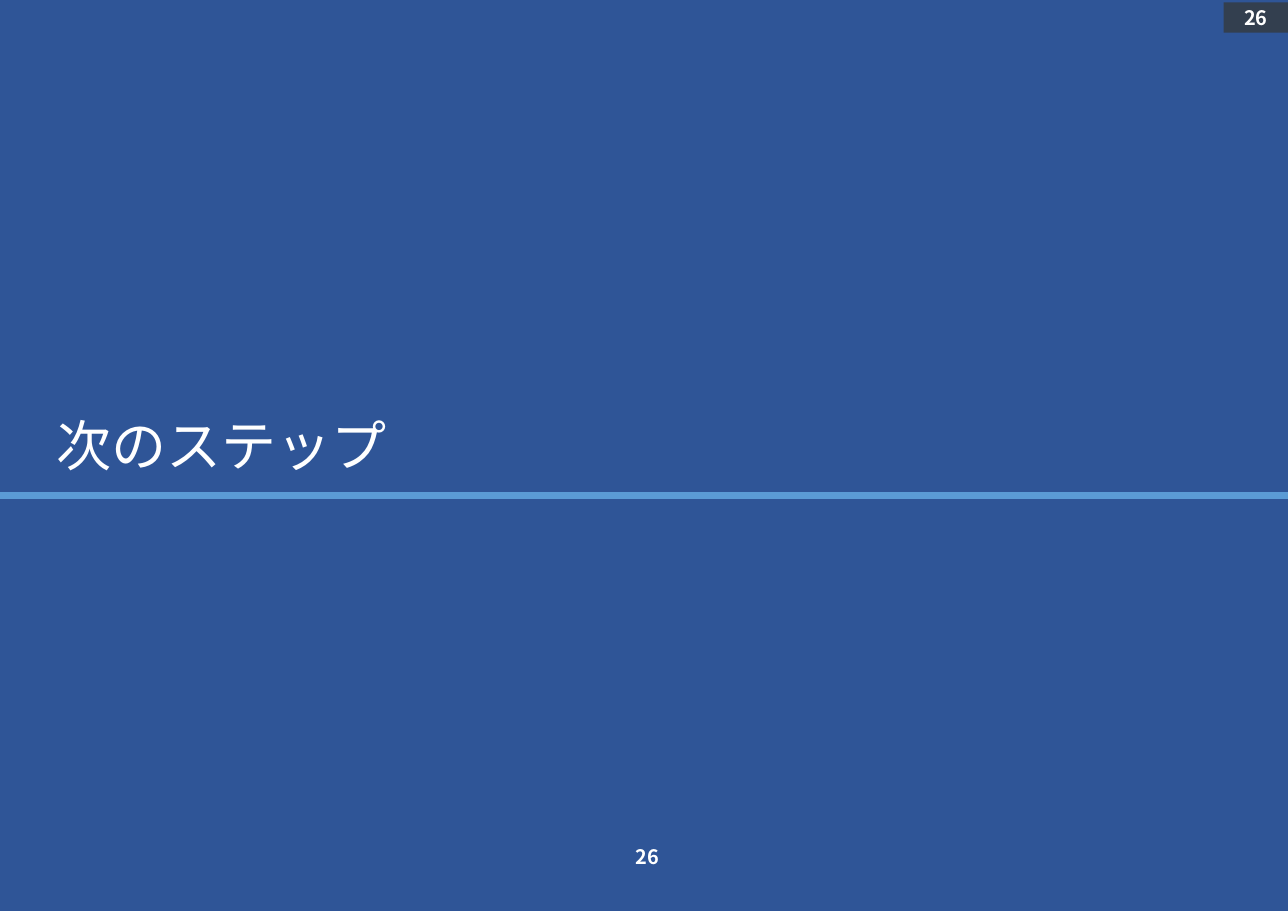
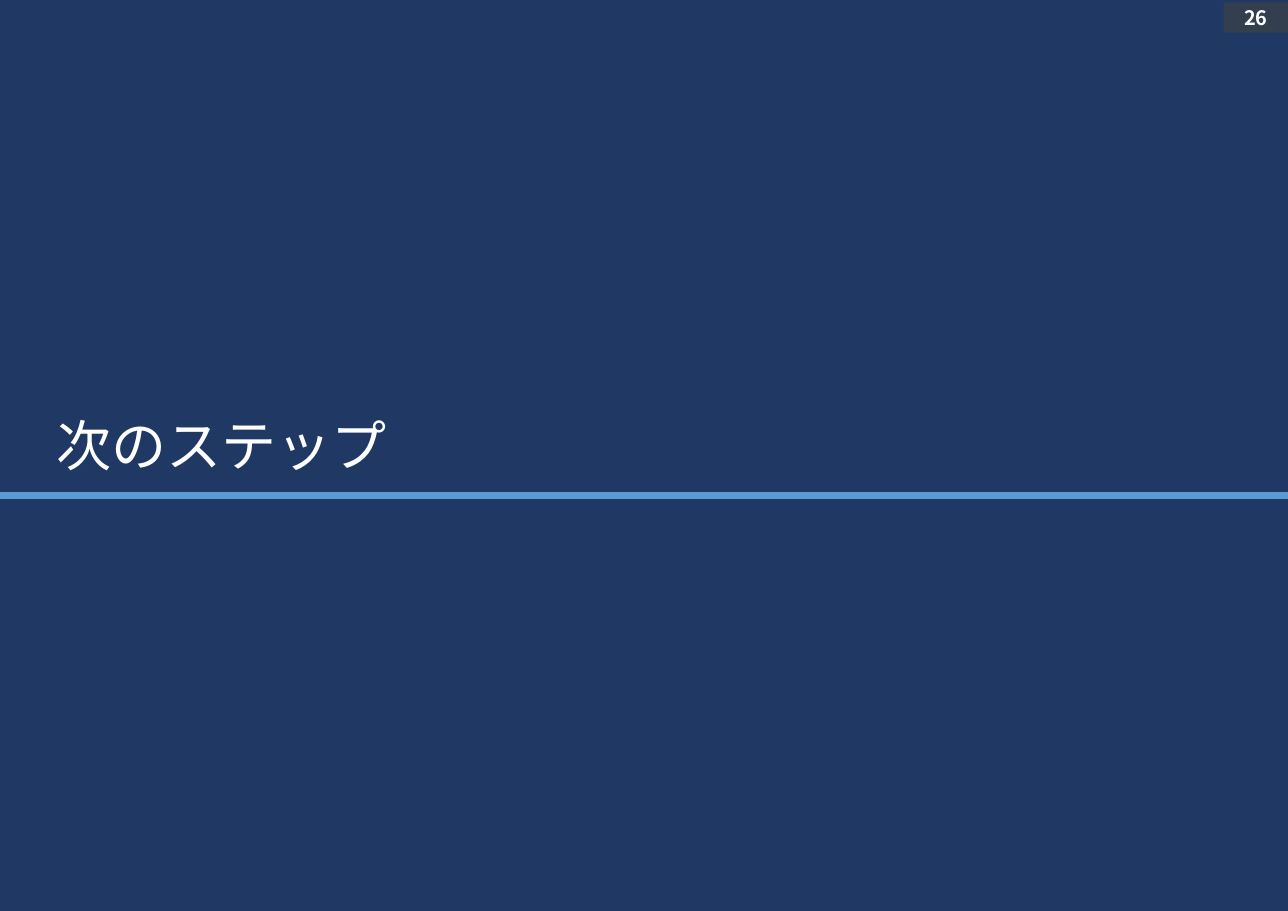
Before and after one commit to yanase1147/GSA-02, a slide deck: slide 26 of Study Outline.pptx. Drawn at 1288x911 pixels with LibreOffice and Linux fonts; fonts in the diff are those of the drawing. Boxes give left, top, right and bottom in pixels: in the first picture for what was removed or moved away, otherwise in the second. Text is boxed around its words. In the diff, an @@ line names an element or a change of style, - is before the commit and + after.

```diff
--- a/Study Outline.pptx
+++ b/Study Outline.pptx
@@ background #2F5597 to #203864 @@
@@ page number removed at box(635, 849, 658, 865) @@
-26
```
Also in this commit, not shown: 15 other slides changed.
